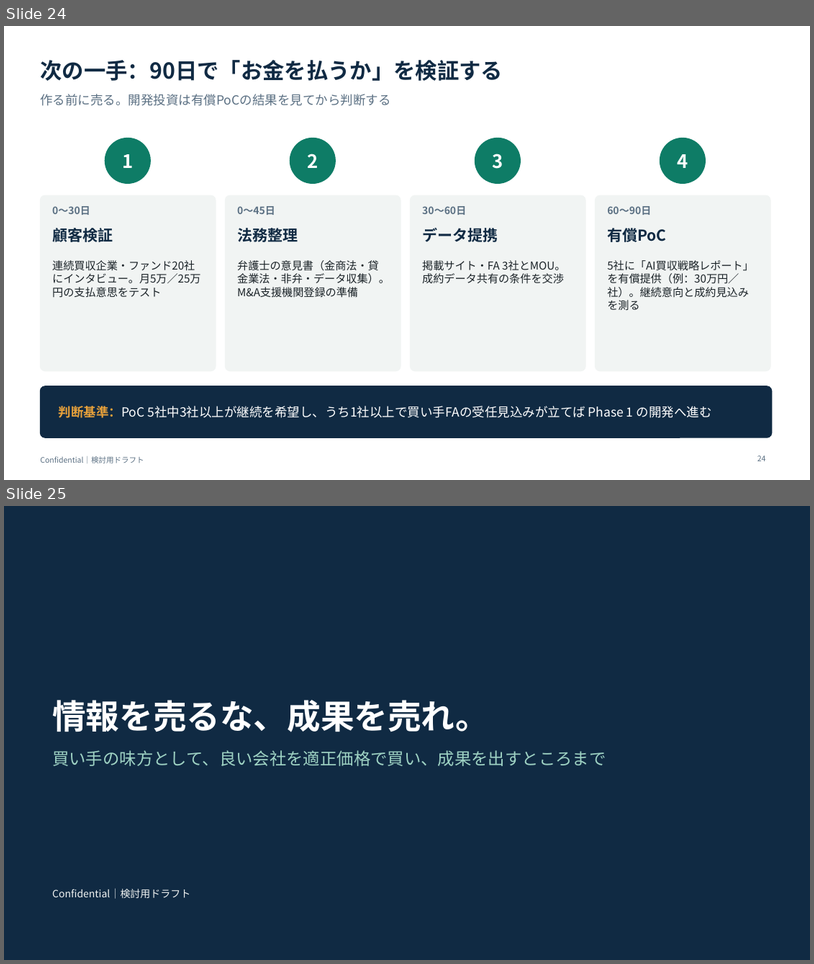
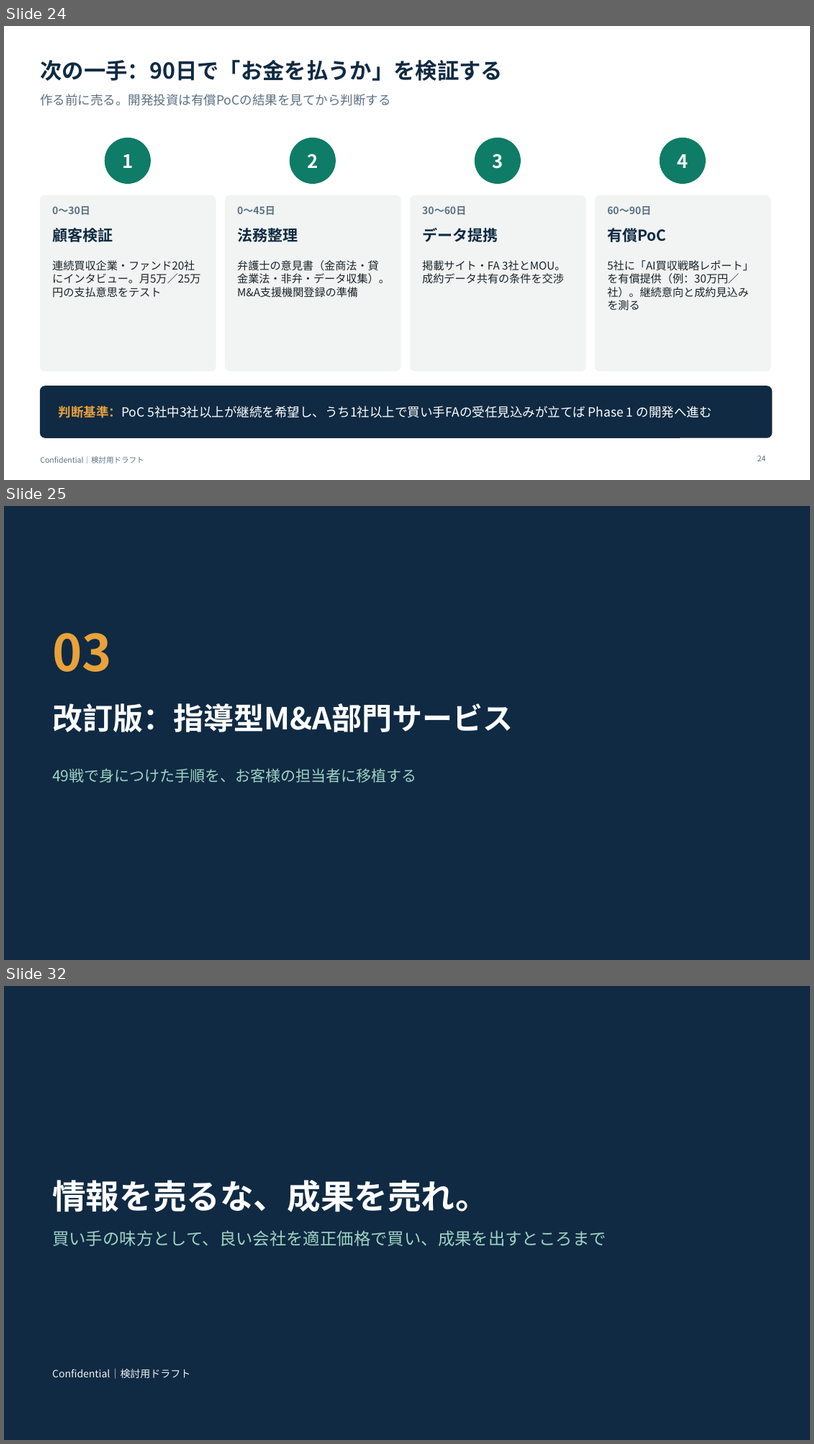
Before and after one commit to nakano-winebank/wine-auction, a slide deck: docs/business/AI_MA_新規事業_レビューと提案.pptx. Shown one above the other, each under a label of ours: slides 24 and 25 before the commit, slides 24, 25 and 32 after it; the slides between them are not shown. The pictures are 814x964 and 814x1444 pixels, drawn with LibreOffice and Linux fonts; fonts in the diff are those of the drawing. Boxes give left, top, right and bottom in pixels: in the first picture for what was removed or moved away, otherwise in the second. Text is boxed around its words. In the diff, an @@ line names an element or a change of style, - is before the commit and + after.

```diff
--- a/docs/business/AI_MA_新規事業_レビューと提案.pptx
+++ b/docs/business/AI_MA_新規事業_レビューと提案.pptx
@@ slide 25 added at [4,506,810,960], background #102A43 @@
@@ text added at [52,633,112,672], 60 pt, text #E9A23B, bold @@
+03
@@ title added at [52,703,513,732], 36 pt, text #FFFFFF, bold @@
+改訂版：指導型M&A部門サービス
@@ text added at [52,768,417,782], 18 pt, text #9FD3C4 @@
+49戦で身につけた手順を、お客様の担当者に移植する
@@ what was slide 25 is now slide 32 @@
```
Also in this commit, not shown: 1 slide changed, 6 other slides added.
